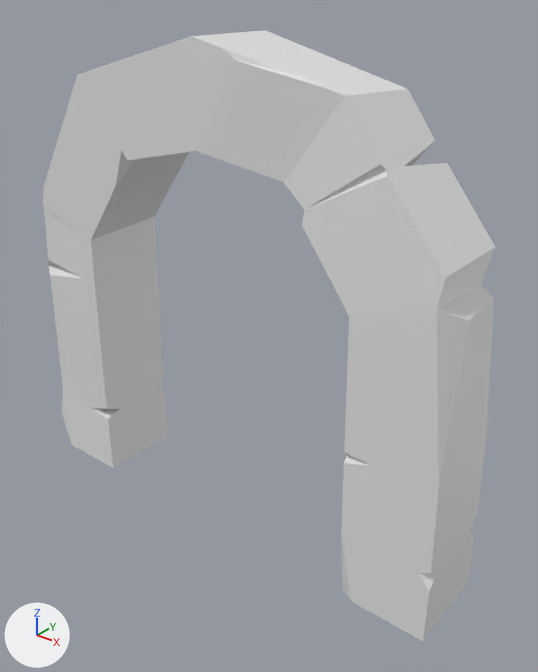
Two versions of the FBX model Models/DoorEdge.fbx, one commit apart.
Both versions are drawn from a 50 mm lens placed at (9.74, -11.16, 11.8), pointed at (0.64, 0.21, 4.75). The axes (+X, +Y, +Z) are drawn at lower left. The lights are the same throughout. Where no turn or scale is listed for an object, it has been applied to the vertices.

Names of what the first picture shows: 'DoorEdge'.
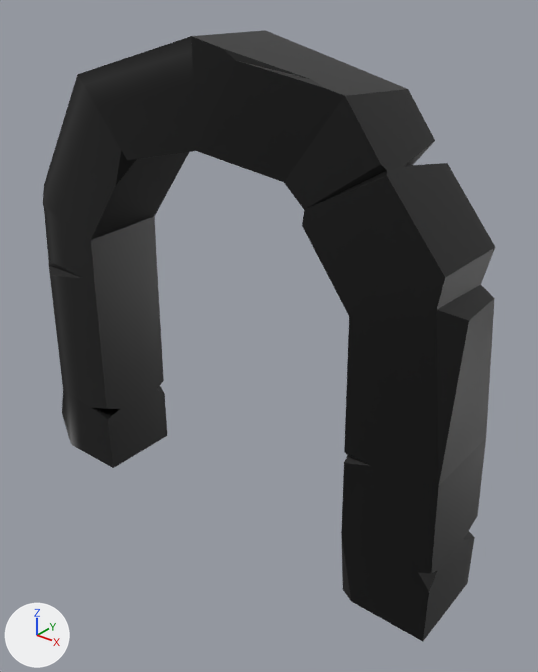
Boxes (x1, y1, x2, y2) around the edits, measured in the pictures (538 x 672 px):
'DoorEdge', recoloured (grey to black): (43, 30, 495, 641) in both

The edits, one by one:
Picture 'Palette.tga' (img_palette_tga) is new.
Material 'Material' (mat_material) is new.
Its texture is img_palette_tga.
Its roughness is 0.4.
me_cube_039 has 123 vertices, 100 faces and spans x -5.69..5.48, y -1.14..1.2, z 0.0..10.82.
me_cube_039 now uses material mat_material (picture img_palette_tga).
